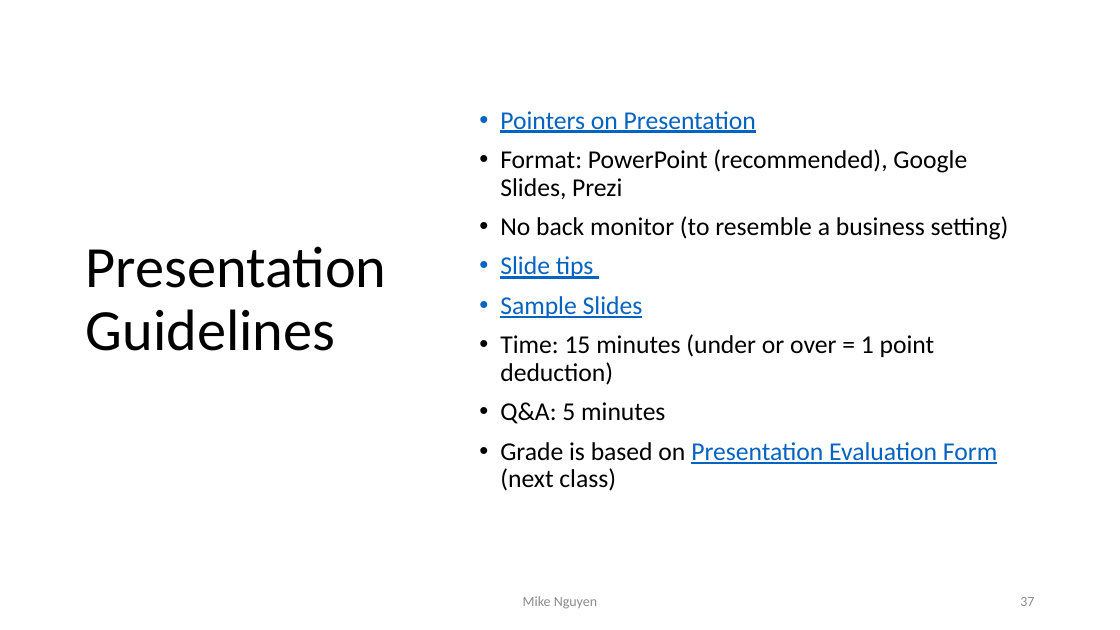
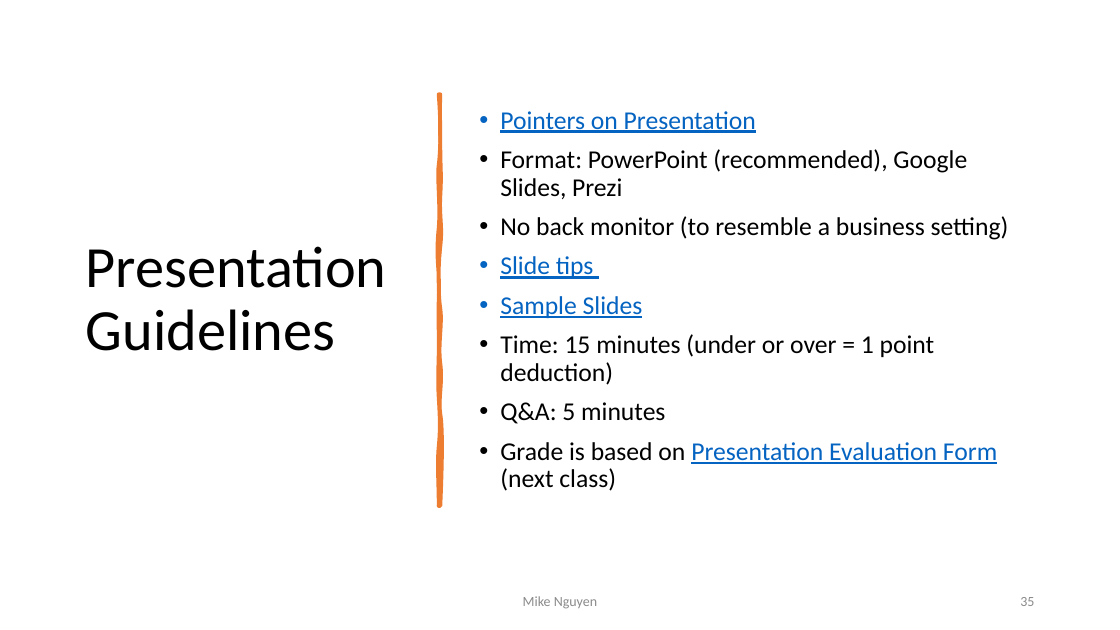
Before and after one commit to mikenguyen13/mar4050, a slide deck: slide 35 of lectures/12/2_Analysis and Interpretation Multiple Variables Simultaneously.pptx (slide 37 before the commit). Drawn at 1120x630 pixels with LibreOffice and Linux fonts; fonts in the diff are those of the drawing. Boxes give left, top, right and bottom in pixels: in the first picture for what was removed or moved away, otherwise in the second. Text is boxed around its words. In the diff, an @@ line names an element or a change of style, - is before the commit and + after.

```diff
--- a/lectures/12/2_Analysis and Interpretation Multiple Variables Simultaneously.pptx
+++ b/lectures/12/2_Analysis and Interpretation Multiple Variables Simultaneously.pptx
@@ freeform shape added at <box>439,94,440,506</box>, fill #ED7D31, outline #ED7D31 3.25 pt @@
@@ page number at <box>1020,597,1034,606</box>: text changed @@
-37
+35
```
Also in this commit, not shown: 2 other slides changed, 4 slides added, 6 slides removed, 5 other files.
